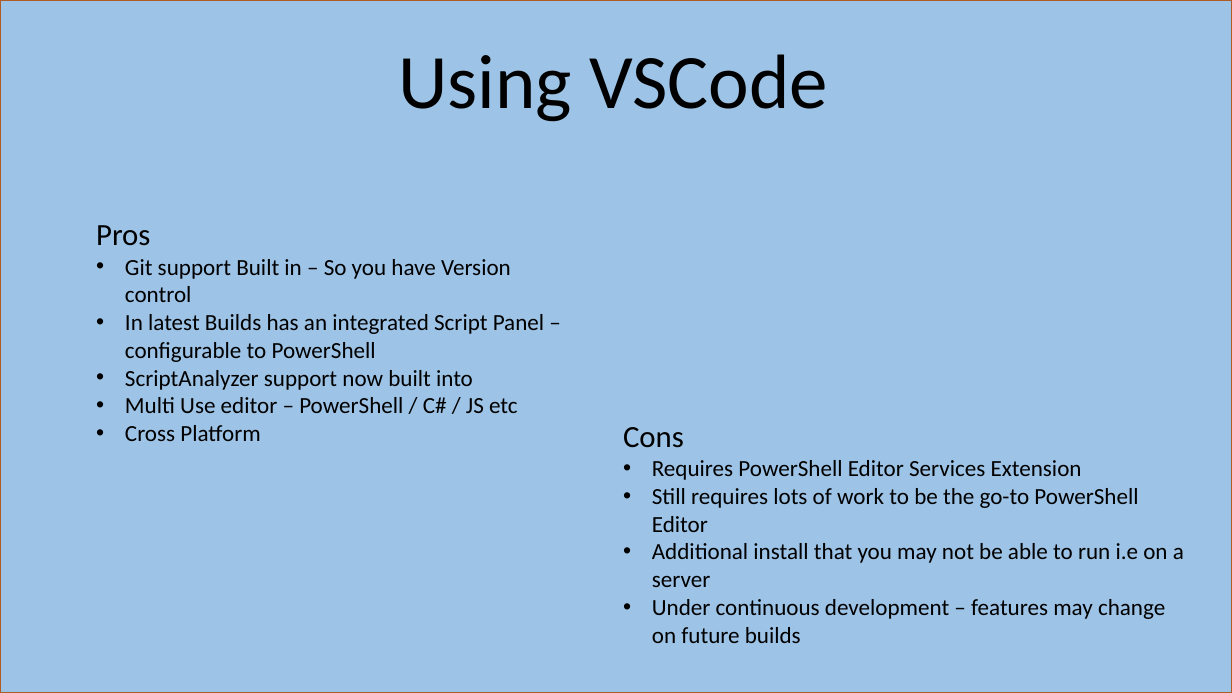
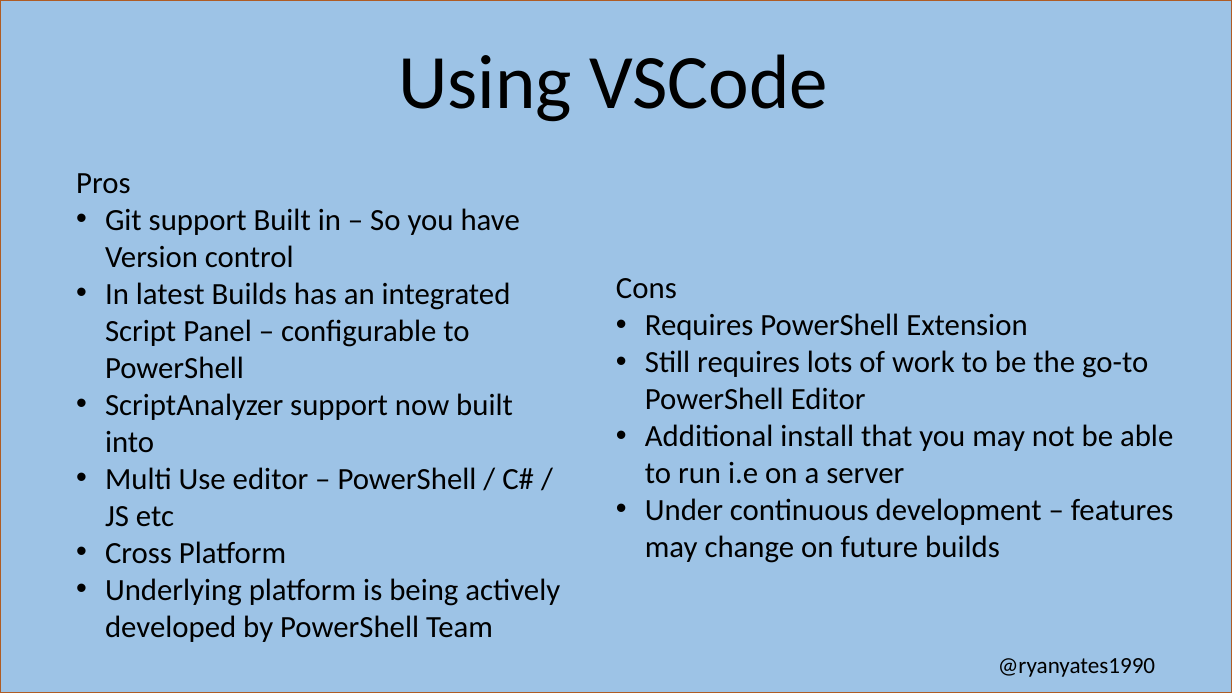
Before and after one commit to kilasuit/Presentations, a slide deck: slide 7 of Teaching The It Pro How to Dev/Teaching the ITPro how to Dev.pptx (slide 6 before the commit). Drawn at 1232x693 pixels with LibreOffice and Linux fonts; fonts in the diff are those of the drawing. Boxes give left, top, right and bottom in pixels: in the first picture for what was removed or moved away, otherwise in the second. Text is boxed around its words. In the diff, an @@ line names an element or a change of style, - is before the commit and + after.

```diff
--- a/Teaching The It Pro How to Dev/Teaching the ITPro how to Dev.pptx
+++ b/Teaching The It Pro How to Dev/Teaching the ITPro how to Dev.pptx
@@ text "Pros" moved from (x1=96, y1=225, x2=544, y2=441) to (x1=76, y1=173, x2=560, y2=642) @@
@@ text at (x1=105, y1=208, x2=534, y2=564): size 18 to 24 pt in "Git support Built in – So you ...", "In latest Builds has an integrated Script ...", "ScriptAnalyzer support now built into", "Multi Use editor – PowerShell / C# ..." and 1 more places @@
@@ text "Cons" moved from (x1=623, y1=427, x2=1184, y2=643) to (x1=616, y1=278, x2=1174, y2=563) @@
@@ text at (x1=645, y1=313, x2=1027, y2=340): text changed; size 18 to 24 pt @@
-• Requires PowerShell Editor Services Extension
+• Requires PowerShell Extension
@@ text at (x1=645, y1=350, x2=1174, y2=563): size 18 to 24 pt in "Still requires lots of work to be ...", "Additional install that you may not be ...", "Under continuous development – features may change ..." @@
@@ text at (x1=105, y1=578, x2=560, y2=642): paragraph added @@
+• Underlying platform is being actively developed by PowerShell Team
@@ text added at (x1=998, y1=658, x2=1155, y2=677), 18 pt, text #000000 @@
+@ryanyates1990
```
Also in this commit, not shown: 8 other slides changed, 1 slide added.
